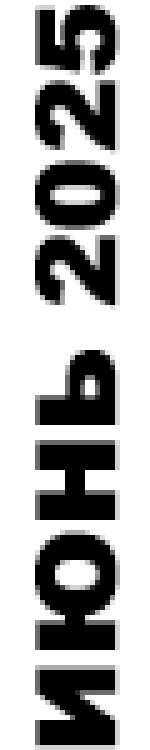
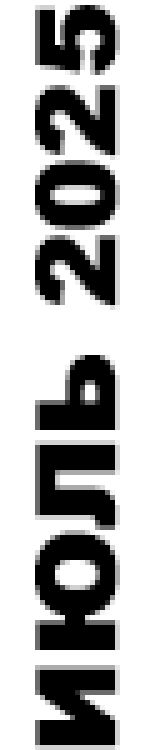
Layer changes from the first w=150, h=750 image to the second:
renamed "ИЮНЬ 2025" to "ИЮЛЬ 2025", painted on it over [35, 80, 120, 530]
